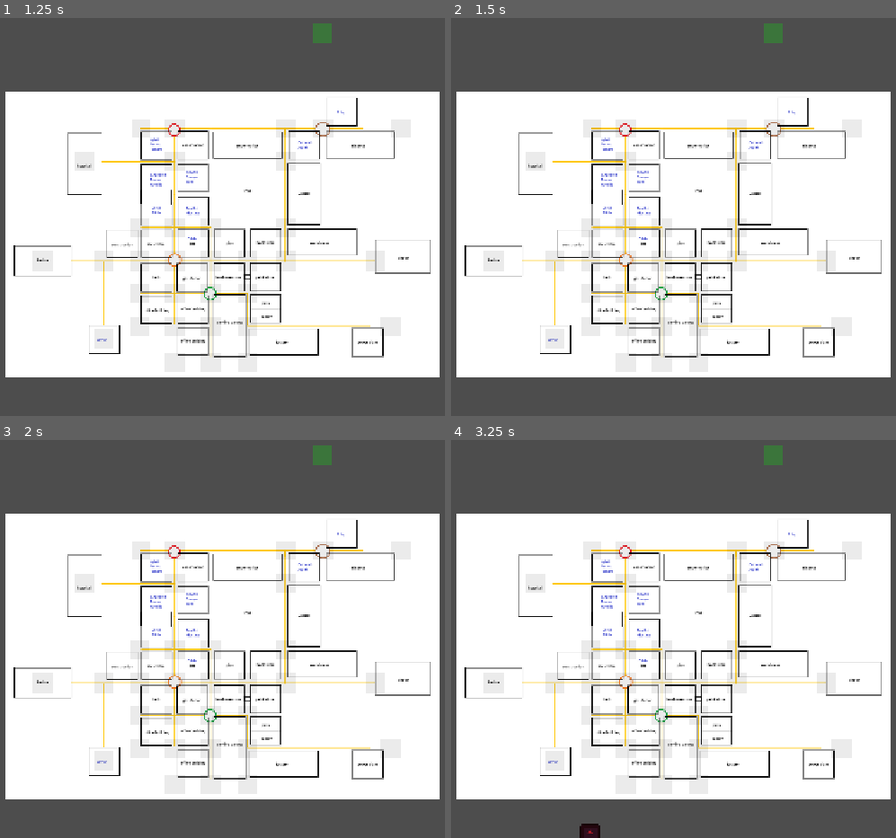
Above: before the commit, frames 1-4 (two rows, left to right).
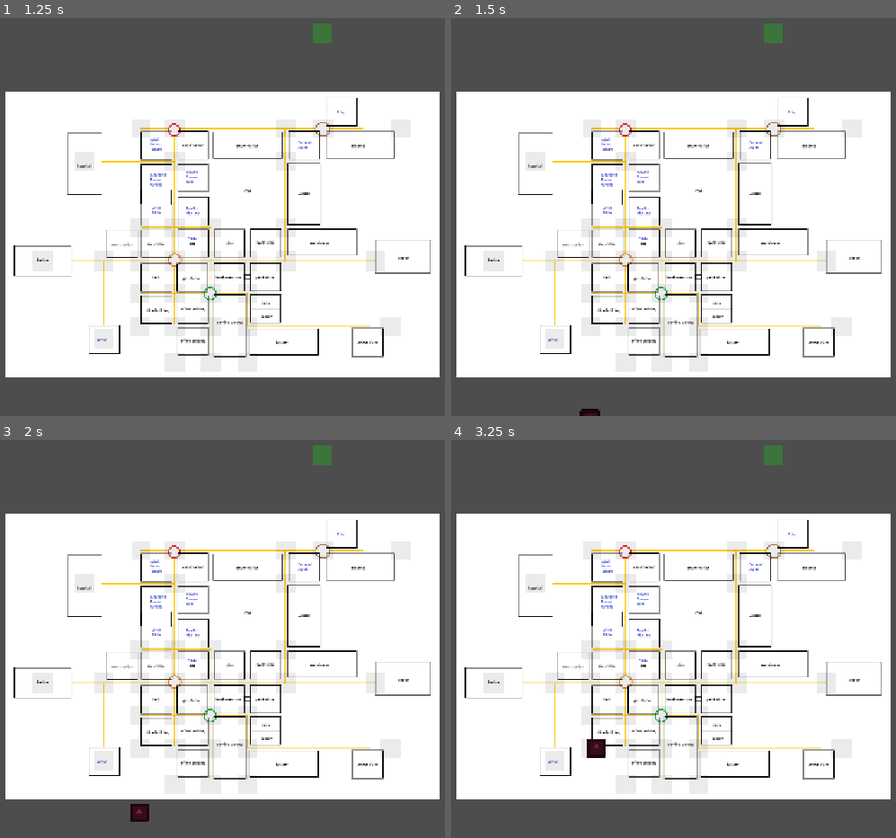
Above: after the commit, the same moments.

Repository: Ciph3rzer0/brackeys-2026.2-trust-no-one
Game: Godot game, scene res://ui/city-map/city_map.tscn
Two runs of this game, one before a commit and one after it. Both use one fixed random seed, a clock stepped at 60 frames per second and the inputs below. This scene is started directly instead of the project's main scene. The engine's default icon, where the game draws it, is replaced by a stand-in: a white triangle on a blue panel in a dark square.
Inputs (mouse positions are in pixels of both pictures, inside the frame that each line leads up to):
- Up to frame 1 (1.25 s): tap Enter at 0.5 s; move the mouse to (387, 193) at 0.52 s; hold D (pc_right) from 0.53 s (still down); hold E (pc_interact) from 0.53 s (still down); click (387, 193) at 0.67 s; tap Space at 0.77 s
- Up to frame 2 (1.5 s): release D (pc_right) at 1.25 s; release E (pc_interact) at 1.25 s; tap Space at 1.25 s; drag from (540, 232) to (646, 296) at 1.27 s
- Up to frame 3 (2 s): no input
- Up to frame 4 (3.25 s): move the mouse to (753, 547) at 2.02 s; hold D (pc_right) 2.03-2.75 s; hold Ctrl 2.03-2.75 s; drag from (646, 718) to (464, 575) at 2.77 s

Frame 1 is identical in both runs. In frame 2, less than 0.1% of the frame differs, in the area x 28-34%, y 98-100%; in frame 3, 0.2%; in frame 4, 0.4%, in the area x 28-35%, y 75-100%.

Commit message:
feat: test drive

Diff:
--- /dev/null
+++ b/ui/city-map/camera.gd
@@ -0,0 +1,15 @@
+extends Area2D
+
+@export var camera_name: String
+
+func _ready() -> void:
+	assert(camera_name)
+
+
+func _on_body_entered(body: Node2D) -> void:
+	print("Camera ", camera_name, " sees ", body.name)
+	$ALERT.visible = true
+
+
+func _on_body_exited(_body: Node2D) -> void:
+	$ALERT.visible = false
--- /dev/null
+++ b/ui/city-map/camera.tscn
@@ -0,0 +1,30 @@
+[gd_scene format=3 uid="uid://rfby48jvh0km"]
+
+[ext_resource type="Script" uid="uid://dlu82841kr888" path="res://ui/city-map/camera.gd" id="1_0wb8t"]
+
+[sub_resource type="CircleShape2D" id="CircleShape2D_32ncx"]
+radius = 25.0
+
+[node name="Camera" type="Area2D" unique_id=1211424755]
+collision_layer = 0
+collision_mask = 16
+input_pickable = false
+script = ExtResource("1_0wb8t")
+
+[node name="CollisionShape2D" type="CollisionShape2D" parent="." unique_id=1781273824]
+shape = SubResource("CircleShape2D_32ncx")
+debug_color = Color(0.9330434, 0.16589534, 0.50392324, 0.41960785)
+
+[node name="ALERT" type="Node2D" parent="." unique_id=2106135538]
+visible = false
+
+[node name="Polygon2D" type="Polygon2D" parent="ALERT" unique_id=1588523443]
+color = Color(1, 0, 0, 1)
+polygon = PackedVector2Array(-30, -32, -36, -59, -35, -63, -33, -66, -30, -67, -26, -66, -24, -63, -23, -59)
+
+[node name="Polygon2D2" type="Polygon2D" parent="ALERT" unique_id=99501170]
+color = Color(1, 0, 0, 1)
+polygon = PackedVector2Array(-31, -30, -33, -28, -34, -25, -32, -23, -30, -22, -27, -24, -26, -26, -28, -29)
+
+[connection signal="body_entered" from="." to="." method="_on_body_entered"]
+[connection signal="body_exited" from="." to="." method="_on_body_exited"]
--- a/ui/city-map/city_map.tscn
+++ b/ui/city-map/city_map.tscn
@@ -8,6 +8,7 @@
 [ext_resource type="Texture2D" uid="uid://qlv27q81cyvk" path="res://ui/city-map/green_gradient_texture_2d.tres" id="5_wxgfj"]
 [ext_resource type="Script" uid="uid://dyjgb3gbwv6my" path="res://ui/city-map/test_drive.gd" id="7_4hhcj"]
 [ext_resource type="Texture2D" uid="uid://ddxvv763xd43t" path="res://icon.svg" id="7_wgu0n"]
+[ext_resource type="PackedScene" uid="uid://rfby48jvh0km" path="res://ui/city-map/camera.tscn" id="9_qdywh"]
 
 [sub_resource type="RectangleShape2D" id="RectangleShape2D_uhg71"]
 size = Vector2(1451, 956.5)
@@ -263,7 +264,7 @@
 astar_graph_2d = NodePath("../AStarGraph2D")
 start_marker = NodePath("Start")
 end_marker = NodePath("End")
-speed = 50.0
+speed = 100.0
 arrive_threshold = 1.0
 
 [node name="Start" type="Sprite2D" parent="TestDrive" unique_id=1476672309]
@@ -282,6 +283,8 @@
 unique_name_in_owner = true
 position = Vector2(87, -808)
 scale = Vector2(0.5, 0.5)
+collision_layer = 16
+collision_mask = 0
 
 [node name="Sprite2D" type="Sprite2D" parent="TestDrive/Car" unique_id=1141970109]
 modulate = Color(0.65882355, 0.105882354, 0.15686275, 1)
@@ -289,3 +292,13 @@
 
 [node name="CollisionShape2D" type="CollisionShape2D" parent="TestDrive/Car" unique_id=2111509191]
 shape = SubResource("CircleShape2D_uhg71")
+
+[node name="Cameras" type="Node2D" parent="." unique_id=662735754]
+
+[node name="Camera" parent="Cameras" unique_id=1211424755 instance=ExtResource("9_qdywh")]
+position = Vector2(209.3458, 89.71963)
+camera_name = "Bookstore"
+
+[node name="Camera2" parent="Cameras" unique_id=2041179648 instance=ExtResource("9_qdywh")]
+position = Vector2(-216.82242, 315.88785)
+camera_name = "Office Back Alley"
Not shown, added: ui/city-map/camera.gd.uid
